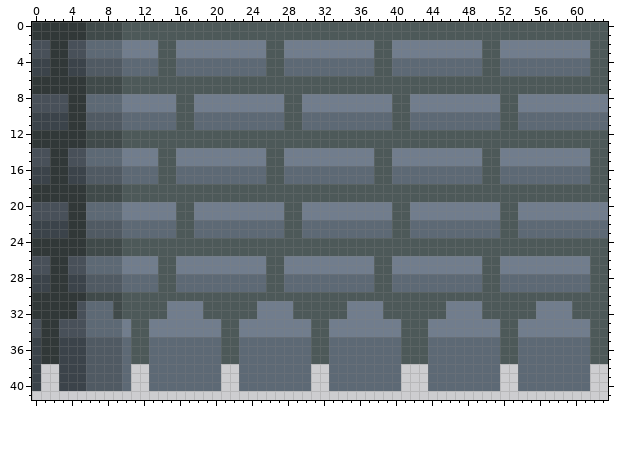
Pixel-art sprite, stored at sandbox/Assets/Sprites/Tiles/ArisTiles/TileSprites/Castle/CastleGround-10.png. The first picture shows the starting point.
The file is 64x64 pixels. Colours within 5 levels of each other are drawn and written as one. Shown: x 0..63, y 0..41.
After:
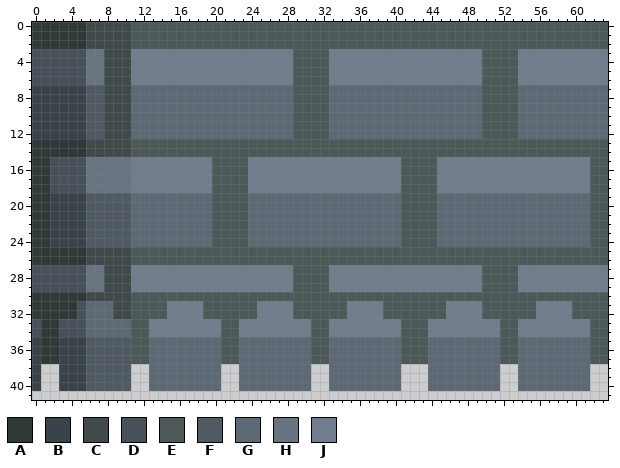
Palette (. is transparent): A #313838  B #3b434a  C #404a4a  D #485059  E #4d5959  F #505a63  G #5d6975  H #697482  J #717d8d
The exact change:
Changed rows in their new state; - is an unchanged pixel.
first column x 0:
 0 ----------C-----------------------------------------------------
 1 ----------C-----------------------------------------------------
 2 AA--AACCCCCEEE--EEEEEEEEEE--EEEEEEEEEE--EEEEEEEEEE--EEEEEEEEEE--
 3 --DD--HHCCC---JJ----------JJ-EEEE-----JJ------------EE--------JJ
 4 DDDDDDHHCCCJJJJJJJJJJJJJJJJJJEEEEJJJJJJJJJJJJJJJJJ--EEJJJJJJJJJJ
 5 DDDDDDHHCCCJJJJJJJJJJJJJJJJJJEEEEJJJJJJJJJJJJJJJJJ--EEJJJJJJJJJJ
 6 DDDDDDHH--CJJJJJJJJJJJJJJJJJJ----JJJJJJJJJJJJJJJJJ----JJJJJJJJJJ
 7 BBBBBBFF--CGGGGGGGGGGGGGGGGGG----GGGGGGGGGGGGGGGGG----GGGGGGGGGG
 8 BBBBBBFFCCCGGGGGGGGGGGGGGGGGG-EEEGGGGGGGGGGGGGGGGGEE--GGGGGGGGGG
 9 BBBBBBFFCCCGGGGGGGGGGGGGGGGGG-EEEGGGGGGGGGGGGGGGGGEE--GGGGGGGGGG
10 ----BB--CCC-----GG----------G-EEE-------GG--------EE------------
11 ----BB--CCC-----GG----------G-EEE-------GG--------EE------------
12 BBBBBBFF--CGGGGGGGGGGGGGGGGGG----GGGGGGGGGGGGGGGGG----GGGGGGGGGG
13 ----------C-----------------------------------------------------
14 AA--AACCCCCEEE--EEEEEEEEEE--EEEEEEEEEE--EEEEEEEEEE--EEEEEEEEEE--
15 AADD--HHHHH---JJ----EEEE--JJ----------JJ-EEEE-----JJ------------
16 AADDDDHHHHHJJJJJJJJJEEEEJJJJJJJJJJJJJJJJJEEEEJJJJJJJJJJJJJJJJJ--
17 AADDDDHHHHHJJJJJJJJJEEEEJJJJJJJJJJJJJJJJJEEEEJJJJJJJJJJJJJJJJJ--
18 --DDDDHHHHHJJJJJJJJJ----JJJJJJJJJJJJJJJJJ----JJJJJJJJJJJJJJJJJ--
19 --BBBBFFFFFGGGGGGGGG----GGGGGGGGGGGGGGGGG----GGGGGGGGGGGGGGGGG--
20 AABBBBFFFFFGGGGGGGGGEEEEGGGGGGGGGGGGGGGGG-EEEGGGGGGGGGGGGGGGGGEE
21 AABBBBFFFFFGGGGGGGGGEEEEGGGGGGGGGGGGGGGGG-EEEGGGGGGGGGGGGGGGGGEE
22 AA--BB----F-----GG--EEEE----GG----------G-EEE-------GG--------EE
23 AA--BB----F-----GG--EEEE----GG----------G-EEE-------GG--------EE
24 --BBBBFFFFFGGGGGGGGG----GGGGGGGGGGGGGGGGG----GGGGGGGGGGGGGGGGG--
25 ----------C-----------------------------------------------------
26 AA--AACCCCCEEE--EEEEEEEEEE--EEEEEEEEEE--EEEEEEEEEE--EEEEEEEEEE--
27 --DD--HHCCC---JJ----------JJ-EEEE-----JJ------------EE--------JJ
28 DDDDDDHHCCCJJJJJJJJJJJJJJJJJJEEEEJJJJJJJJJJJJJJJJJ--EEJJJJJJJJJJ
29 DDDDDDHHCCCJJJJJJJJJJJJJJJJJJEEEEJJJJJJJJJJJJJJJJJ--EEJJJJJJJJJJ
30 ----------C-----------------------------------------------------
31 ----------C-----------------------------------------------------
32 ----------C-----------------------------------------------------
33 ----------G-----------------------------------------------------
34 ----------G-----------------------------------------------------
35 ----------F-----------------------------------------------------
36 ----------F-----------------------------------------------------
37 ----------F-----------------------------------------------------
38 ----------F-----------------------------------------------------
39 ----------F-----------------------------------------------------
40 ----------F-----------------------------------------------------
Changed places in both pictures, as pixel boxes (x1, y1, x2, y2):
changed: (32, 22, 608, 391)
